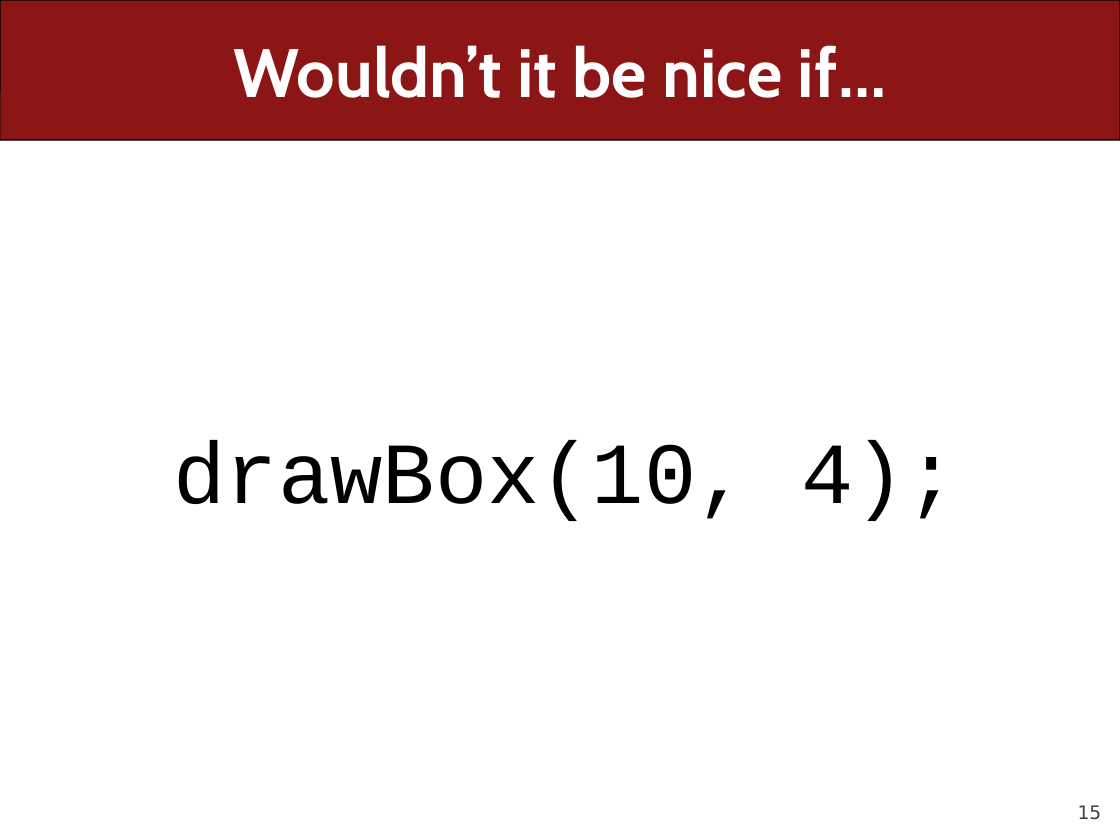
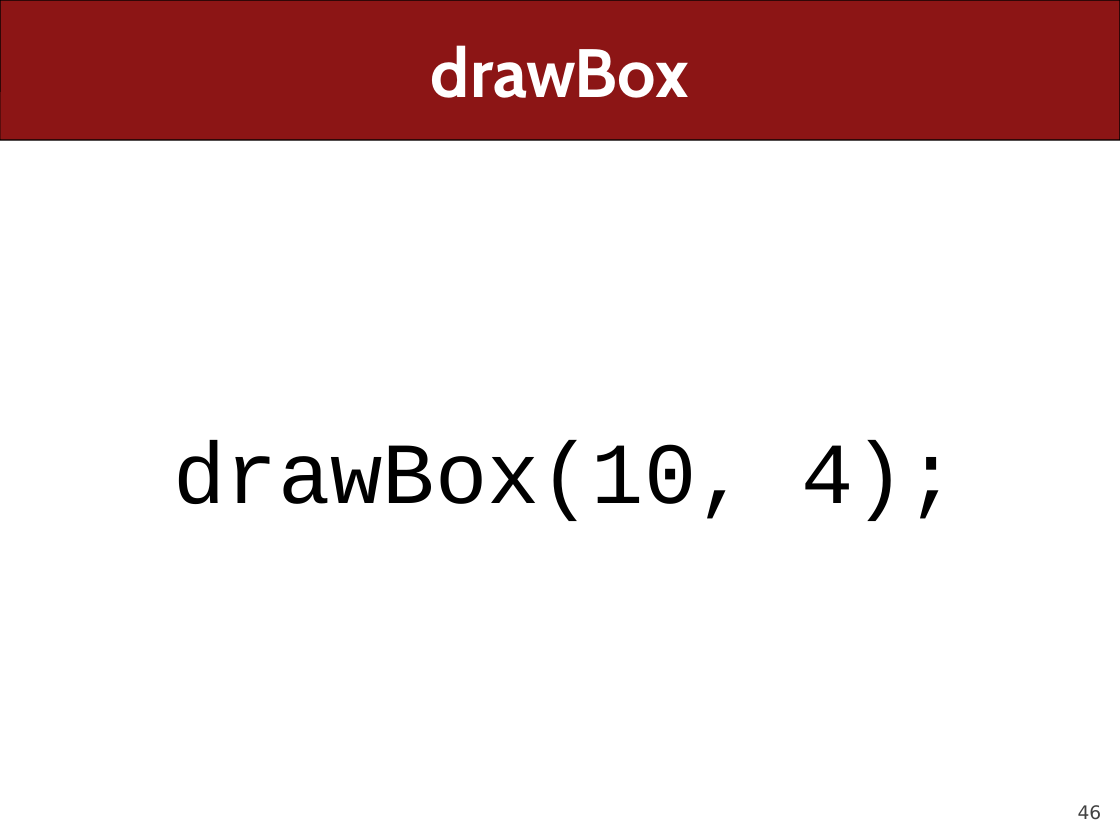
Before and after one commit to ckincaid17/cs106a-summer-2018, a slide deck: slide 46 of WWW/lectures/Lecture7/Lecture7.pptx (slide 15 before the commit). Drawn at 1120x840 pixels with LibreOffice and Linux fonts; fonts in the diff are those of the drawing. Boxes give left, top, right and bottom in pixels: in the first picture for what was removed or moved away, otherwise in the second. Text is boxed around its words. In the diff, an @@ line names an element or a change of style, - is before the commit and + after.

```diff
--- a/WWW/lectures/Lecture7/Lecture7.pptx
+++ b/WWW/lectures/Lecture7/Lecture7.pptx
@@ title at [431,45,689,98]: text changed @@
-Wouldn’t it be nice if…
+drawBox
@@ page number at [1078,805,1102,820]: text changed @@
-15
+46
```
Also in this commit, not shown: 10 other slides changed, 108 slides added, 1 slide removed, 1 other file.
